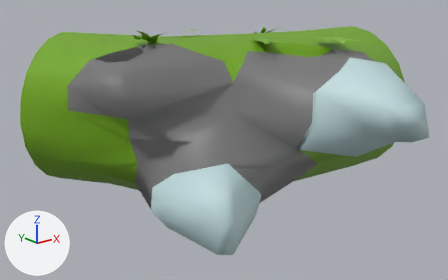
The FBX model Assets/Meshes/Station_Segment_03.fbx, before and after one commit.
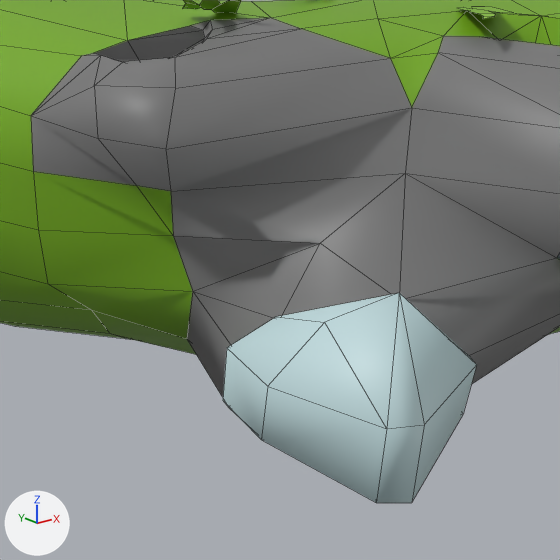
Old and new are each drawn whole from a 50 mm lens placed at (-13.92, -19.56, 4.17), pointed at (-4.68, -8.01, -0.45) and again close up on the part from 12% to 66% of the width and 13% to 100% of the height. Arrows for +X, +Y and +Z are at lower left; the lights stay in place. The close-ups show mesh edges as thin lines. Where no turn or scale is listed for an object, it has been applied to the vertices. Vertices at the same position are counted once.

Script lines for the objects in view, before the commit:
```python
me_mesh = bpy.data.meshes.new('Mesh')
me_mesh.from_pydata(...)  # 403 vertices, 342 faces; spans x -8.66..0.0, y -13.08..-3.0, z -2.0..2.36
me_mesh.materials.append(mat_tex)  # picture img_t_cols_png
ob_station_segment_03_full = bpy.data.objects.new('Station_Segment_03_Full', me_mesh)
ob_station_segment_03_full.location = (0.0, 0.0, 0.0)
```
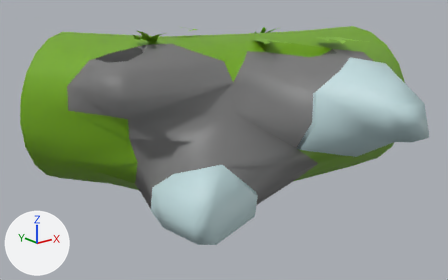
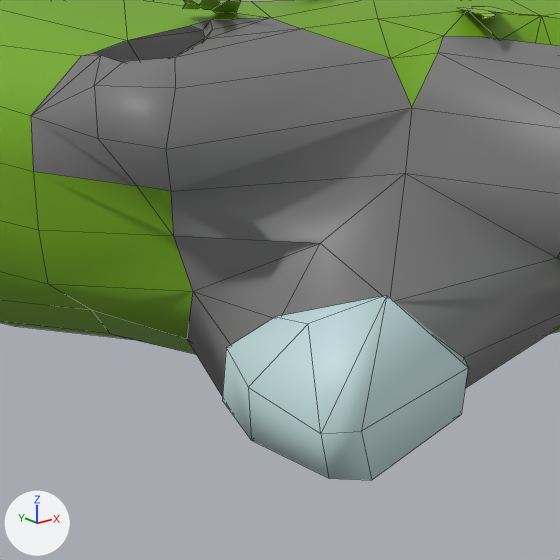
The change, as a diff of the scene's bpy script:
```diff
--- a/Assets/Meshes/Station_Segment_03.fbx.py
+++ b/Assets/Meshes/Station_Segment_03.fbx.py
@@ me_mesh @@
 me_mesh.from_pydata(...)  # 403 vertices, 342 faces; spans x -8.66..0.0, y -13.08..-3.0, z -2.0..2.36
 # used by ob_station_segment_03_full; location = (0.0, 0.0, 0.0)
-me_mesh.vertices[74].co = (-6.61, -10.53, -0.01)
-me_mesh.vertices[183].co = (-5.96, -10.73, -0.63)  # pixel (469, 355)
-me_mesh.vertices[184].co = (-5.81, -10.36, -1.19)
-me_mesh.vertices[186].co = (-7.73, -10.02, -1.18)
-me_mesh.vertices[216].co = (-6.66, -10.25, -1.42)
-me_mesh.vertices[218].co = (-6.68, -10.63, 0.1)  # pixel (399, 292)
-me_mesh.vertices[221].co = (-7.86, -10.35, -0.55)  # pixel (267, 386)
-me_mesh.vertices[222].co = (-7.79, -10.11, -1.14)  # pixel (261, 439)
-me_mesh.vertices[224].co = (-6.02, -10.91, -0.65)  # pixel (476, 364)
-me_mesh.vertices[225].co = (-7.54, -11.54, -0.6)  # pixel (386, 428)
-me_mesh.vertices[226].co = (-7.58, -11.45, -1.27)  # pixel (376, 502)
-me_mesh.vertices[227].co = (-5.88, -10.57, -1.28)  # pixel (463, 414)
-me_mesh.vertices[228].co = (-6.75, -10.38, -1.49)
-me_mesh.vertices[229].co = (-7.03, -9.9, -1.46)
-me_mesh.vertices[233].co = (-7.22, -11.61, -0.62)  # pixel (424, 424)
-me_mesh.vertices[234].co = (-7.19, -11.42, -1.41)  # pixel (411, 502)
-me_mesh.vertices[235].co = (-7.32, -10.42, -0.08)  # pixel (324, 322)
+# me_mesh part 1
+me_mesh.vertices[74].co = (-6.7, -10.52, -0.01)
+me_mesh.vertices[183].co = (-6.03, -10.74, -0.63)  # pixel (463, 357)
+me_mesh.vertices[184].co = (-5.82, -10.36, -1.19)
+me_mesh.vertices[186].co = (-7.78, -9.99, -1.18)
+me_mesh.vertices[216].co = (-6.69, -10.24, -1.42)
+me_mesh.vertices[218].co = (-6.8, -10.61, 0.1)  # pixel (386, 295)
+me_mesh.vertices[221].co = (-8.0, -10.26, -0.55)  # pixel (248, 387)
+me_mesh.vertices[222].co = (-7.86, -10.07, -1.14)  # pixel (251, 440)
+me_mesh.vertices[224].co = (-6.13, -10.91, -0.65)  # pixel (468, 367)
+me_mesh.vertices[225].co = (-8.0, -11.29, -0.6)  # pixel (320, 433)
+me_mesh.vertices[226].co = (-7.84, -11.16, -1.08)  # pixel (328, 478)
+me_mesh.vertices[227].co = (-5.9, -10.57, -1.28)  # pixel (461, 414)
+me_mesh.vertices[228].co = (-6.8, -10.37, -1.49)
+me_mesh.vertices[229].co = (-7.04, -9.9, -1.46)
+me_mesh.vertices[233].co = (-7.69, -11.4, -0.62)  # pixel (361, 431)
+me_mesh.vertices[234].co = (-7.42, -11.18, -1.22)  # pixel (371, 480)
+me_mesh.vertices[235].co = (-7.45, -10.36, -0.08)  # pixel (308, 323)
 me_mesh.materials.append(mat_tex)
```

Boxes [x1, y1, x2, y2] around the edits, measured in the close-ups (560 x 560 px; the box of a moved part takes in the faces that stretch with it):
'Station_Segment_03_Full', reshaped
    before: [0, 0, 560, 503]
    after: [0, 0, 560, 480]
part 1 of me_mesh, moved or reshaped
    before: [223, 173, 560, 503]
    after: [222, 173, 560, 480]
